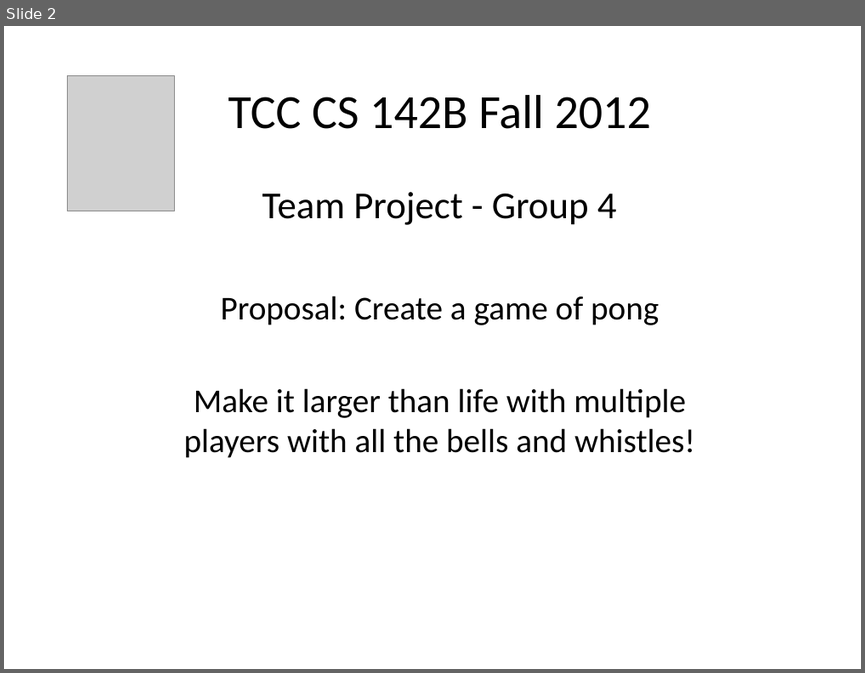
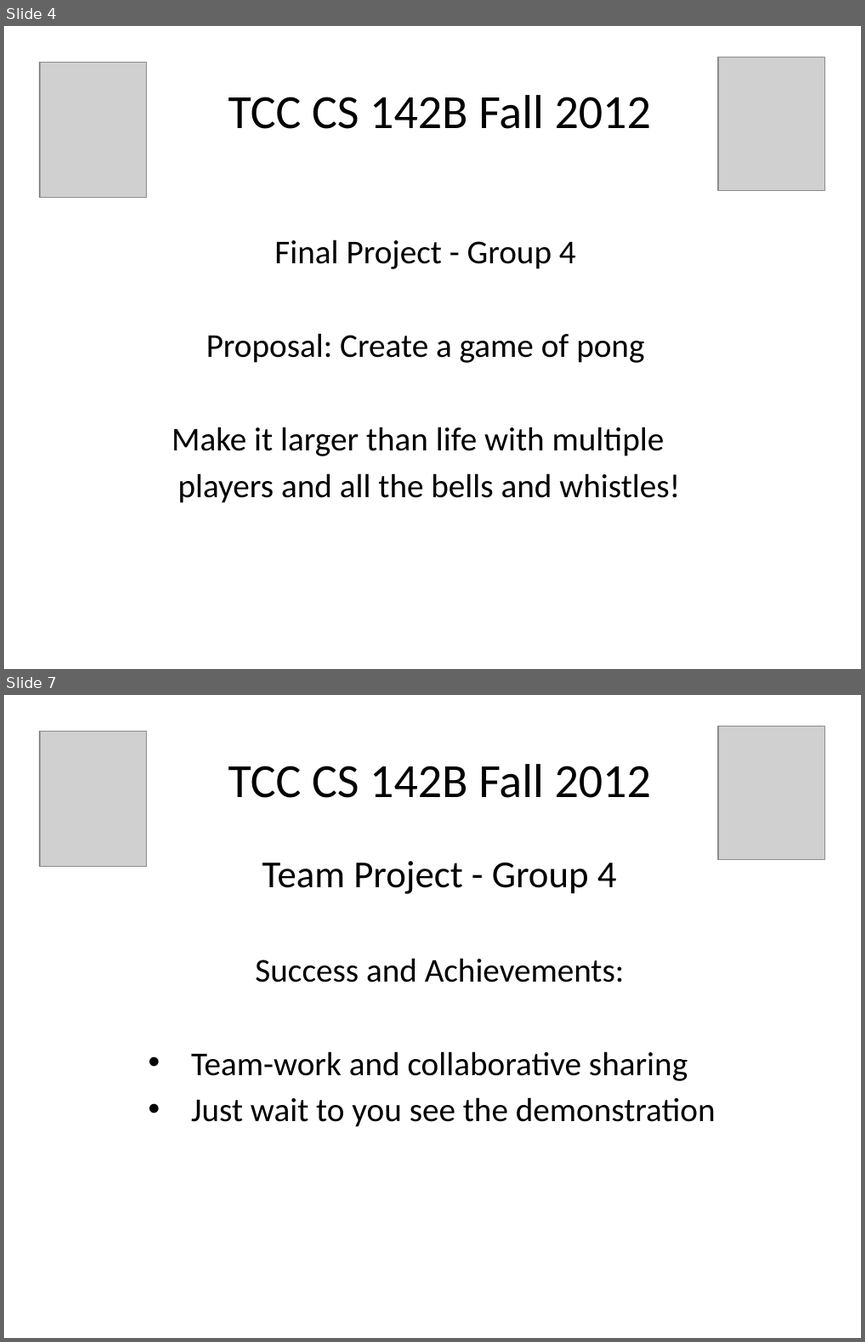
Before and after one commit to samhug/cs_142_final_project, a slide deck: JAVA Group Project Presentation.pptx. Shown one above the other, each under a label of ours: slide 2 before the commit, slides 4 and 7 after it; the slides between them are not shown. The pictures are 865x673 and 865x1342 pixels, drawn with LibreOffice and Linux fonts; fonts in the diff are those of the drawing; grey boxes stand for pictures. Boxes give left, top, right and bottom in pixels: in the first picture for what was removed or moved away, otherwise in the second. Text is boxed around its words. In the diff, an @@ line names an element or a change of style, - is before the commit and + after.

```diff
--- a/JAVA Group Project Presentation.pptx
+++ b/JAVA Group Project Presentation.pptx
@@ slide 7 added at <box>4,695,861,1338</box>, background #FFFFFF @@
@@ picture added at <box>40,732,147,867</box> @@
@@ picture added at <box>718,726,825,859</box> @@
@@ title added at <box>228,764,651,798</box>, 40 pt, text #000000 @@
+TCC CS 142B Fall 2012
@@ subtitle added at <box>191,861,715,1127</box>, 28 pt, text #000000 @@
+Team Project - Group 4
+Success and Achievements:
+• Team-work and collaborative sharing
+• Just wait to you see the demonstration
@@ what was slide 2 is now slide 4 @@
@@ slide 4 changed as well @@
@@ picture: place and size @@
-picture at <box>68,75,175,210</box>
+picture at <box>40,63,147,198</box>
@@ picture added at <box>718,57,825,190</box> @@
@@ subtitle "Final Project - Group 4": place and size @@
-subtitle "Final Project - Group 4" at <box>184,192,695,458</box>
+subtitle "Final Project - Group 4" at <box>171,239,680,503</box>
@@ subtitle at <box>274,239,576,269</box>: text changed; size 32 to 28 pt @@
-Team Project - Group 4
+Final Project - Group 4
@@ subtitle at <box>171,426,680,503</box>: text changed @@
-Make it larger than life with multiple players with all the bells and whistles!
+Make it larger than life with multiple
+players and all the bells and whistles!
```
Also in this commit, not shown: 5 other slides changed, 2 other slides added, 4 slides removed.
